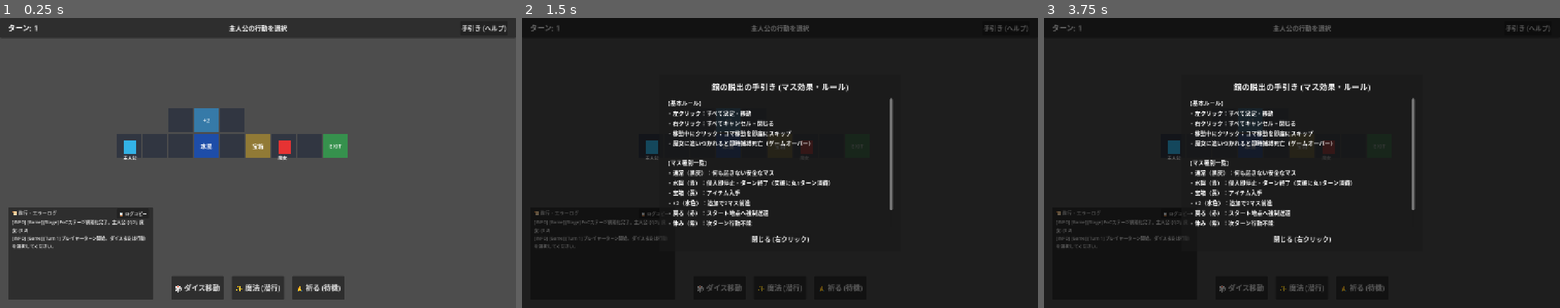
Above: before the commit, frames 1-3 (left to right).
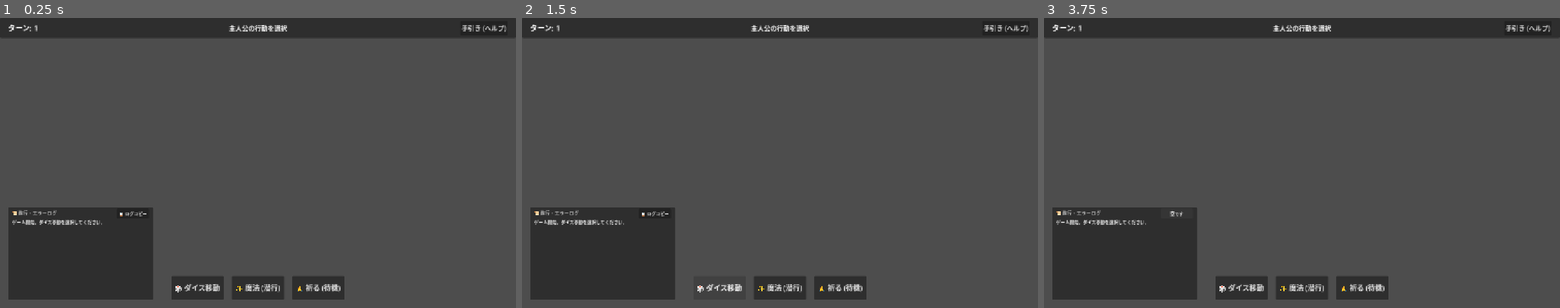
Above: after the commit, the same moments.

Repository: mkf58/sugoroku_dassyutu
Game: Godot game, scene res://scenes/main_game.tscn
Same seed, same stepped clock (60 frames per second), same inputs: the game is played once before the commit and once after it.
Inputs:
- Up to frame 1 (0.25 s): no input
- Up to frame 2 (1.5 s): click "手引き (ヘルプ)" at 0.5 s; click "🎲 ダイス移動" at 1.25 s
- Up to frame 3 (3.75 s): click "✨ 魔法 (潜行)" at 2 s; click "🙏 祈る (待機)" at 2.75 s; click "📋 ログコピー" at 3.5 s

The runs differ from the first frame. In frame 1, 5.3% of the frame differs, in the area x 2-68%, y 31-80%; in frame 2, 98%; in frame 3, 98%, in the area x 0-100%, y 0-100%.
Error after the commit: Parse Error: Too many arguments for "info()" call. Expected at most 2 but received 3. (res://src/main_game.gd:299)

Commit message:
feat: 理不尽死の防止、魔女水罠停止、カメラズーム実装、および1クリック移動への基本設計改定

Diff:
--- a/実装コード/src/core/grid_board.gd
+++ b/実装コード/src/core/grid_board.gd
@@ -24,8 +24,8 @@
     else:
         DebugLogger.error("GridBoard.connect_cells", "接続対象のセルが存在しません", {"coord_a": coord_a, "coord_b": coord_b, "has_a": cells.has(coord_a), "has_b": cells.has(coord_b)})
 
-## 隣接する通行可能な座標リストを取得
-func get_accessible_neighbors(coord: Vector2i) -> Array[Vector2i]:
+## 隣接する通行可能な座標リストを取得（障害物マス除外対応）
+func get_accessible_neighbors(coord: Vector2i, obstacles: Array[Vector2i] = []) -> Array[Vector2i]:
     var neighbors: Array[Vector2i] = []
     if not cells.has(coord):
         DebugLogger.warn("GridBoard.get_accessible_neighbors", "指定座標のセルが存在しません", {"coord": coord})
@@ -34,14 +34,16 @@
     for dir in cell.connections.keys():
         if cell.connections[dir]:
             var target_coord = coord + dir
-            if cells.has(target_coord):
+            if cells.has(target_coord) and not (target_coord in obstacles):
                 neighbors.append(target_coord)
     return neighbors
 
 ## 最短経路探索（BFS）: startからgoalまでの座標配列を返す（start含む）
-func find_shortest_path(start: Vector2i, goal: Vector2i) -> Array[Vector2i]:
+func find_shortest_path(start: Vector2i, goal: Vector2i, obstacles: Array[Vector2i] = []) -> Array[Vector2i]:
     if not cells.has(start) or not cells.has(goal):
         DebugLogger.warn("GridBoard.find_shortest_path", "開始または終了セルが存在しません", {"start": start, "goal": goal})
+        return []
+    if goal in obstacles:
         return []
 
     if start == goal:
@@ -53,31 +55,29 @@
         var current = queue.pop_front()
         if current == goal:
             break
-        for n in get_accessible_neighbors(current):
+        for n in get_accessible_neighbors(current, obstacles):
             if not visited.has(n):
                 visited[n] = current
                 queue.append(n)
 
     if not visited.has(goal):
-        DebugLogger.warn("GridBoard.find_shortest_path", "目標への経路が存在しません（孤立または壁）", {"start": start, "goal": goal})
         return []  ## 到達不可
 
     var path: Array[Vector2i] = []
     var curr = goal
     while curr != null:
         path.push_front(curr)
-
         curr = visited[curr]
     return path
 
-## 指定歩数（出目）で到達可能なマスの集合を計算（折り返し移動許可）
+## 指定歩数（出目）で到達可能なマスの集合を計算（折り返し移動許可、障害物回避対応）
 ## 戻り値: Dictionary (Vector2i -> bool)
-func get_reachable_cells_with_steps(start: Vector2i, steps: int) -> Dictionary:
+func get_reachable_cells_with_steps(start: Vector2i, steps: int, obstacles: Array[Vector2i] = []) -> Dictionary:
     var current_states: Dictionary = {start: true}
     for s in range(steps):
         var next_states: Dictionary = {}
         for c in current_states.keys():
-            for n in get_accessible_neighbors(c):
+            for n in get_accessible_neighbors(c, obstacles):
                 next_states[n] = true
         current_states = next_states
     return current_states
@@ -95,20 +95,27 @@
     return true
 
 ## startからgoalへ、正確にsteps歩で到達する有効な経路（折り返し含む）を探索する
-func find_path_with_steps(start: Vector2i, goal: Vector2i, steps: int) -> Array[Vector2i]:
+func find_path_with_steps(start: Vector2i, goal: Vector2i, steps: int, obstacles: Array[Vector2i] = []) -> Array[Vector2i]:
     if steps <= 0:
         return [start] if start == goal else []
+    if goal in obstacles:
+        return []
 
     # 最短経路と歩数が一致する場合はそれを優先
-    var shortest = find_shortest_path(start, goal)
+    var shortest = find_shortest_path(start, goal, obstacles)
     if shortest.size() == steps + 1:
         return shortest
 
-    # 折り返し移動を含む歩数固定の探索
+    # 折り返し移動を含む歩数固定の探索（重複状態枝刈り付きBFS）
     var queue: Array = [[start]]
+    var visited_states: Dictionary = {} # "coord_x,coord_y:step" -> true
+    visited_states["%d,%d:0" % [start.x, start.y]] = true
+
     while queue.size() > 0:
         var path: Array = queue.pop_front()
-        if path.size() == steps + 1:
+        var step_idx: int = path.size() - 1
+
+        if step_idx == steps:
             if path[-1] == goal:
                 var typed_path: Array[Vector2i] = []
                 for p in path:
@@ -117,9 +124,14 @@
             continue
 
         var current: Vector2i = path[-1]
-        for n in get_accessible_neighbors(current):
-            var new_path = path.duplicate()
-            new_path.append(n)
+        for n in get_accessible_neighbors(current, obstacles):
+            var state_key = "%d,%d:%d" % [n.x, n.y, step_idx + 1]
+            if not visited_states.has(state_key):
+                visited_states[state_key] = true
+                var new_path = path.duplicate()
+                new_path.append(n)
+                queue.append(new_path)
+
     if shortest.is_empty():
         DebugLogger.warn("GridBoard.find_path_with_steps", "指定歩数での有効な経路が見つかりませんでした", {"start": start, "goal": goal, "steps": steps})
         return []
--- a/実装コード/src/main_game.gd
+++ b/実装コード/src/main_game.gd
@@ -9,12 +9,35 @@
 @onready var help_modal: HelpModal = $CanvasLayer/HelpModal
 @onready var game_over_screen: GameOverScreen = $CanvasLayer/GameOverScreen
 @onready var stage_clear_screen: StageClearScreen = $CanvasLayer/StageClearScreen
+@onready var camera: Camera2D = $Camera2D
 
 var tm: TurnManager
 var current_dice_roll: int = 0
 var reachable_cells: Dictionary = {}
 var selected_path: Array[Vector2i] = []
 var is_moving: bool = false
+var is_dragging_camera: bool = false
+
+func _unhandled_input(event: InputEvent) -> void:
+    if event is InputEventMouseButton:
+        if event.button_index == MOUSE_BUTTON_WHEEL_UP and event.pressed:
+            camera.zoom = (camera.zoom * 1.1).clamp(Vector2(0.5, 0.5), Vector2(2.5, 2.5))
+        elif event.button_index == MOUSE_BUTTON_WHEEL_DOWN and event.pressed:
+            camera.zoom = (camera.zoom / 1.1).clamp(Vector2(0.5, 0.5), Vector2(2.5, 2.5))
+        elif event.button_index == MOUSE_BUTTON_MIDDLE:
+            is_dragging_camera = event.pressed
+    elif event is InputEventMouseMotion and is_dragging_camera:
+        camera.position -= event.relative / camera.zoom
+
+func _get_enemy_obstacles() -> Array[Vector2i]:
+    var obstacles: Array[Vector2i] = []
+    var hero = tm.characters.get("HERO", null)
+    if hero and not hero.is_burrowed:
+        for e in tm.enemies.values():
+            if e.is_alive:
+                obstacles.append(e.current_coord)
+    return obstacles
+
 
 func _ready() -> void:
     _bind_events()
@@ -127,7 +150,8 @@
     hud.show_dice_result(current_dice_roll)
 
     var hero = tm.characters["HERO"]
-    reachable_cells = tm.board.get_reachable_cells_with_steps(hero.current_coord, current_dice_roll)
+    var obstacles = _get_enemy_obstacles()
+    reachable_cells = tm.board.get_reachable_cells_with_steps(hero.current_coord, current_dice_roll, obstacles)
     board_view.clear_highlights()
     for c in reachable_cells.keys():
         board_view.set_cell_highlight(c, true, Color(0.3, 0.8, 1.0, 0.8))
@@ -141,7 +165,8 @@
         return
     if reachable_cells.has(coord):
         var hero = tm.characters["HERO"]
-        var preview_path = tm.board.find_path_with_steps(hero.current_coord, coord, current_dice_roll)
+        var obstacles = _get_enemy_obstacles()
+        var preview_path = tm.board.find_path_with_steps(hero.current_coord, coord, current_dice_roll, obstacles)
         if not preview_path.is_empty():
             board_view.update_route_preview(preview_path)
 
@@ -193,10 +218,12 @@
         return
 
     var hero = tm.characters["HERO"]
-    selected_path = tm.board.find_path_with_steps(hero.current_coord, coord, current_dice_roll)
+    var obstacles = _get_enemy_obstacles()
+    selected_path = tm.board.find_path_with_steps(hero.current_coord, coord, current_dice_roll, obstacles)
     if selected_path.is_empty():
         DebugLogger.error("MainGame._on_cell_clicked", "移動経路の生成に失敗しました", {"from": hero.current_coord, "to": coord, "steps": current_dice_roll})
         return
+
 
     board_view.update_route_preview(selected_path)
     DebugLogger.info("MainGame._on_cell_clicked", "移動開始: %s -> %s (歩数: %d)" % [str(hero.current_coord), str(coord), current_dice_roll])
@@ -265,7 +292,13 @@
                 actual_path,
                 func(to_c: Vector2i, _rem: int):
                     witch.current_coord = to_c
-                    # 主人公との接触判定
+                    # 1. 水魔術トラップ判定
+                    var cell = tm.board.get_cell(to_c)
+                    if cell and cell.cell_type == Enums.CellType.WATER_TRAP:
+                        hud.log_message("[TRAP] 魔女が水魔術トラップ %s に捕まり、移動が停止した！" % str(to_c))
+                        DebugLogger.info("MainGame._advance_to_enemy_turn", "魔女が水魔術トラップで移動停止", {"coord": to_c})
+                        return {"result": "WATER_TRAP_STOP"}
+                    # 2. 主人公との接触判定
                     var hero = tm.characters["HERO"]
                     if hero.is_alive and hero.current_coord == to_c:
                         if not hero.is_burrowed:
@@ -275,6 +308,7 @@
                     return {"result": "CONTINUE"},
                 func():
                     _on_enemy_turn_finished()
+
             )
         else:
             hud.log_message("[Enemy] 魔女は移動先がありませんでした。")
Not shown: 1 places in 実装コード/scenes/stage_clear_screen.tscn that only renumber resources
Not shown, added: 実装コード/src/ui/stage_clear_screen.gd.uid
Not shown, changed: .spec/PLAN.md
Not shown, changed: result.md
Not shown, changed: 基本設計/ゲーム進行_および_ターン制御フロー設計書.md
Not shown, changed: 基本設計/画面設計書_および_画面遷移図.md
